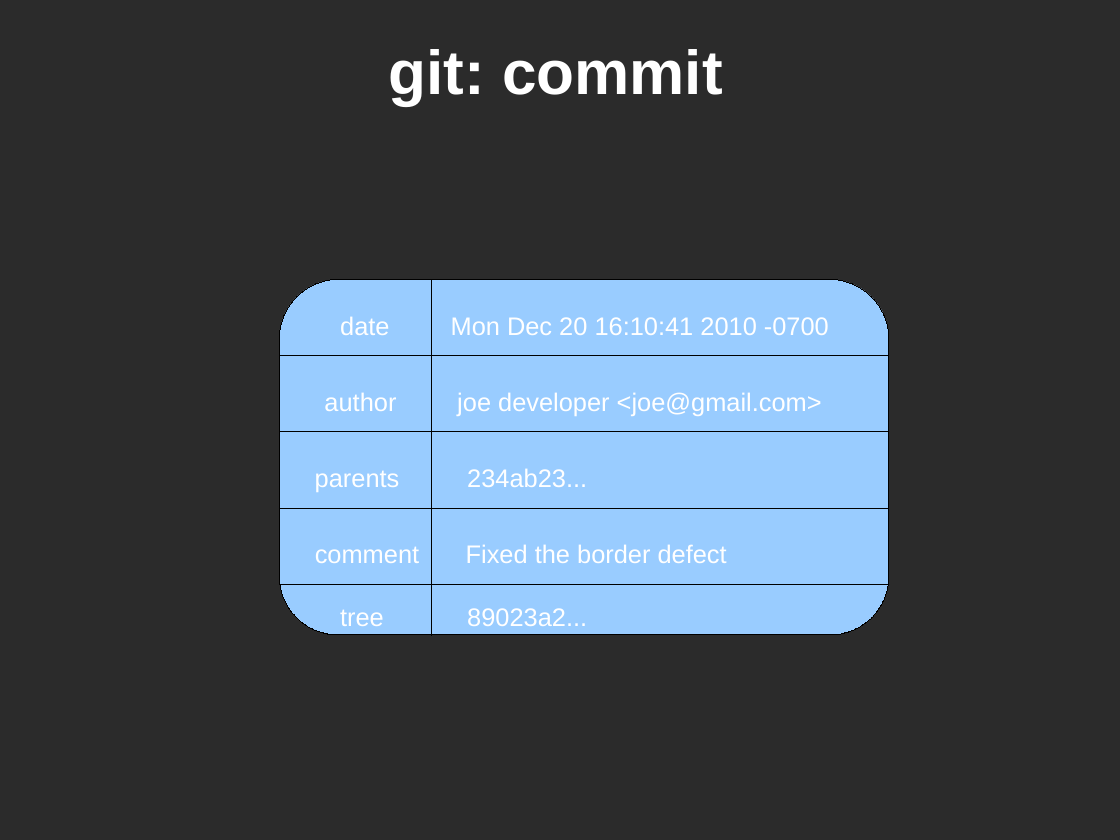
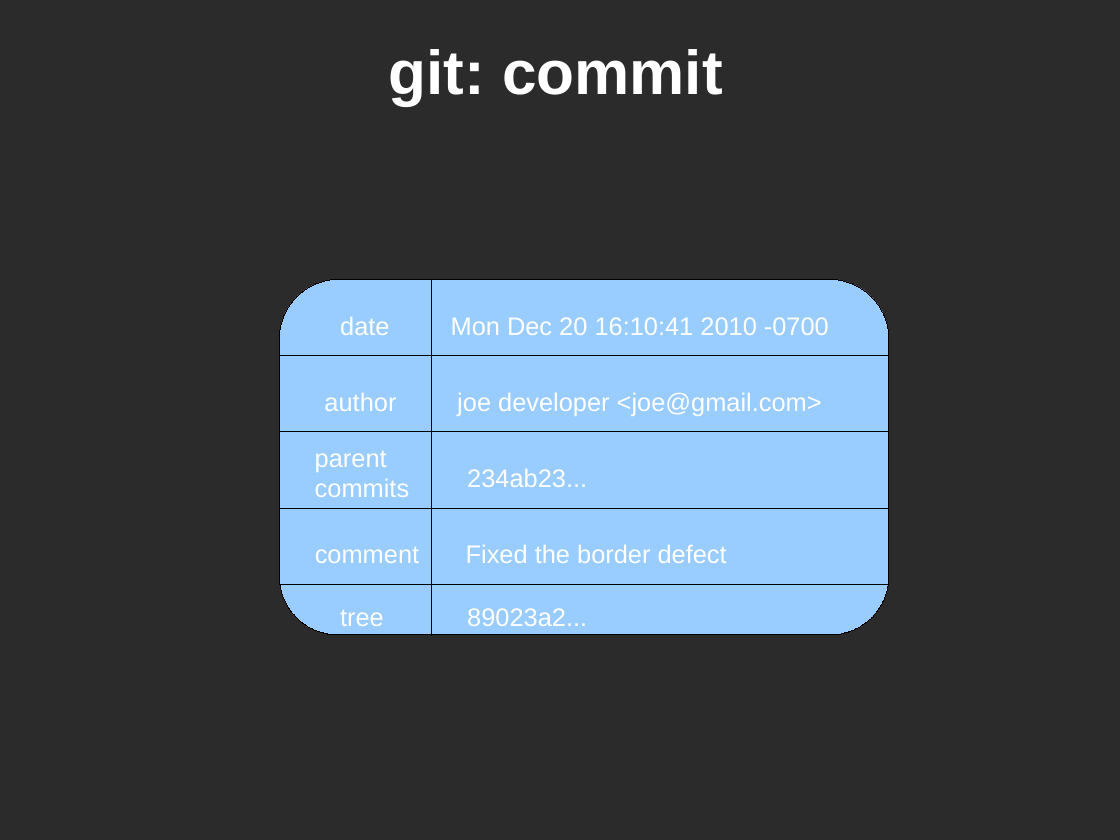
Before and after one commit to glonnon/git-demo, a slide deck: slide 12 of git_boise_web_tech.odp. Drawn at 1120x840 pixels with LibreOffice and Linux fonts; fonts in the diff are those of the drawing; background and template pictures are left out; a plain dark background stands for a picture behind light text. Boxes give left, top, right and bottom in pixels: in the first picture for what was removed or moved away, otherwise in the second. Text is boxed around its words. In the diff, an @@ line names an element or a change of style, - is before the commit and + after.

```diff
--- a/git_boise_web_tech.odp
+++ b/git_boise_web_tech.odp
@@ text at [315, 451, 410, 497]: text changed @@
-parents
+parent
+commits
```
Also in this commit, not shown: 7 other slides changed, 1 slide added, 1 other file.
